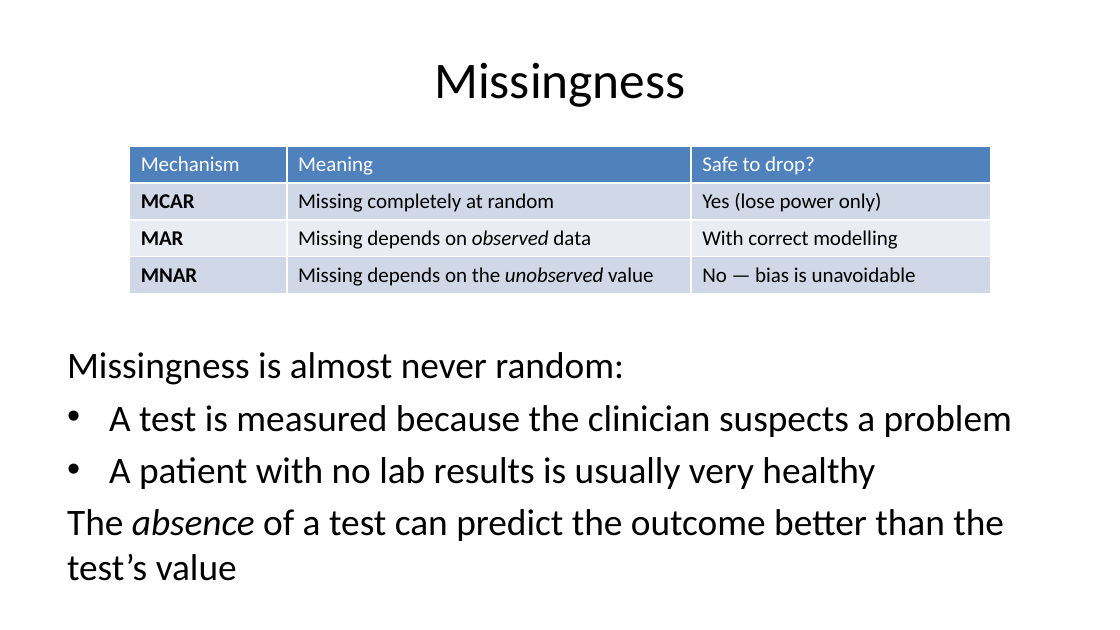
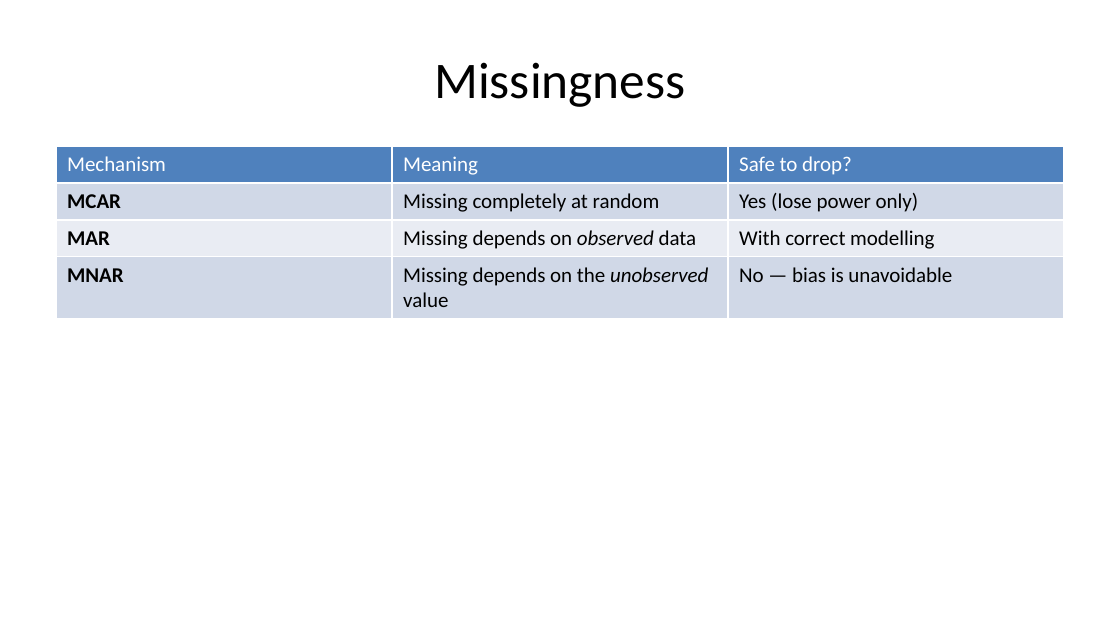
Before and after one commit to pauldubois98/AdcancedTopicsDataScience2026, a slide deck: slide 14 of Course01/slides.pptx. Drawn at 1120x630 pixels with LibreOffice and Linux fonts; fonts in the diff are those of the drawing. Boxes give left, top, right and bottom in pixels: in the first picture for what was removed or moved away, otherwise in the second. Text is boxed around its words. In the diff, an @@ line names an element or a change of style, - is before the commit and + after.

```diff
--- a/Course01/slides.pptx
+++ b/Course01/slides.pptx
@@ table: place and size @@
-table at bbox=[130, 147, 990, 319]
+table at bbox=[56, 147, 1064, 319]
@@ text removed at bbox=[67, 352, 1012, 581] @@
-Missingness is almost never random:
-• A test is measured because the clinician suspects a problem
-• A patient with no lab results is usually very healthy
-The absence of a test can predict the outcome better than the test’s value
```
Also in this commit, not shown: 12 other slides changed, 6 slides added, 10 slides removed, 1 other file.
